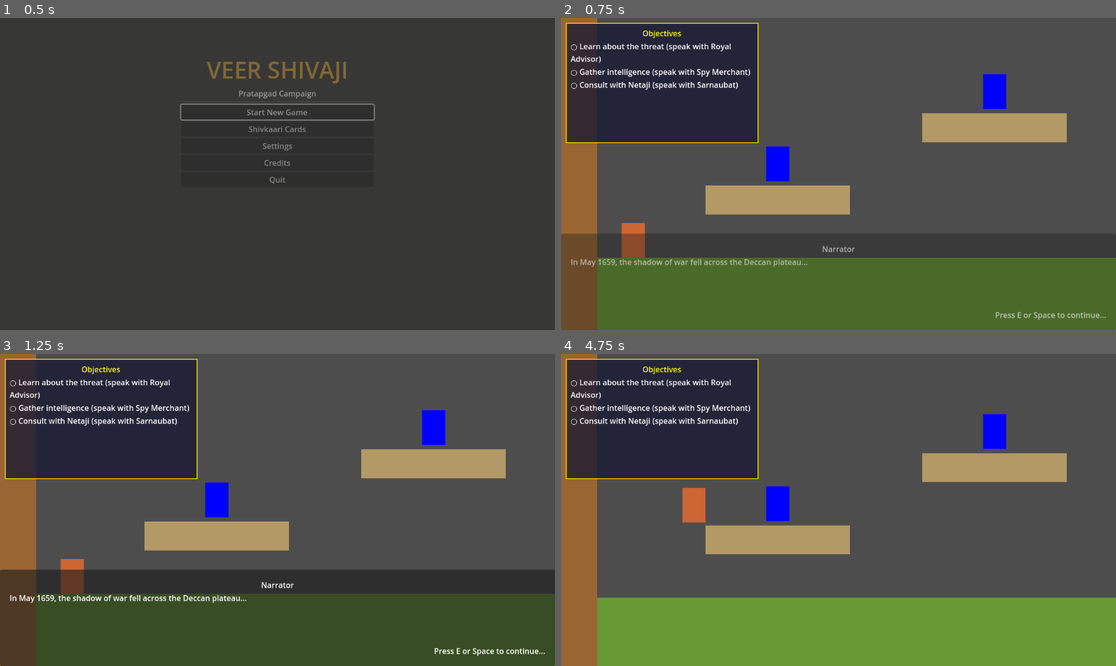
Above: before the commit, frames 1-4 (two rows, left to right).
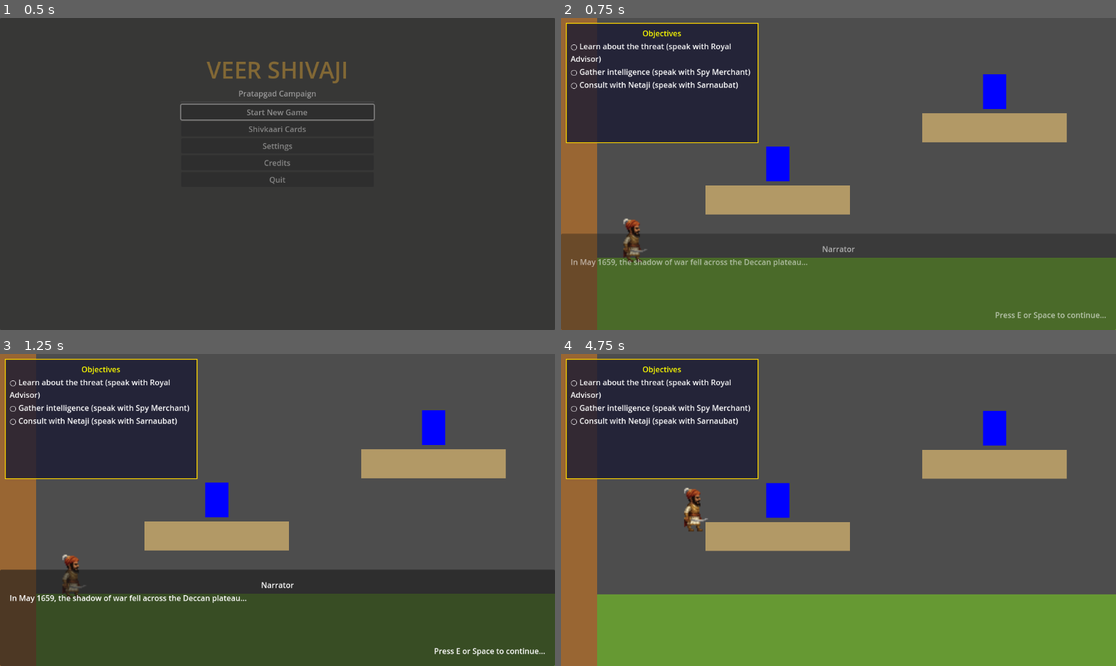
Above: after the commit, the same moments.

Repository: CodeWithTheDoctor/Veer-Shivaji-Pratapgad
Game: Godot game, scene res://scenes/main_menu/MainMenu.tscn
Same seed, same stepped clock (60 frames per second), same inputs: the game is played once before the commit and once after it.
Inputs (mouse positions are in pixels of both pictures, inside the frame that each line leads up to):
- Up to frame 1 (0.5 s): no input
- Up to frame 2 (0.75 s): click "Start New Game" at 0.5 s
- Up to frame 3 (1.25 s): no input
- Up to frame 4 (4.75 s): tap E (interact) every 0.75 s from 1.25 to 4.25 s; move the mouse to (960, 494) at 1.27 s; hold D (move_right) 1.28-2 s; hold Space (jump) 1.28-2 s; click (960, 494) at 1.42 s; drag from (727, 525) to (633, 575) at 2.02 s; move the mouse to (894, 441) at 2.77 s; hold A (move_left) 2.78-3.5 s; hold T 2.78-3.5 s; tap Space (jump) at 3.05, 4.52, 4.55 s; drag from (810, 572) to (777, 500) at 3.52 s; move the mouse to (1005, 556) at 4.27 s; hold D (move_right) from 4.28 s (still down); hold E (interact) from 4.28 s (still down)

Frame 1 is identical in both runs. In frame 2, 0.5% of the frame differs, in the area x 10-16%, y 64-79%; in frame 3, 0.5%; in frame 4, 2.9%, in the area x 6-100%, y 18-79%.

Commit message:
Add Shivaji character sprites and animations; implement pending objective system for improved narrative flow

Diff:
--- a/characters/Shivaji.tscn
+++ b/characters/Shivaji.tscn
@@ -1,6 +1,64 @@
-[gd_scene load_steps=3 format=3 uid="uid://xqrbyiwht3e5"]
+[gd_scene load_steps=10 format=3 uid="uid://xqrbyiwht3e5"]
 
 [ext_resource type="Script" path="res://scripts/characters/Player.gd" id="1_vx8k4"]
+[ext_resource type="Texture2D" path="res://assets/art/characters/shivaji/shivaji_idle.png" id="2_idle"]
+[ext_resource type="Texture2D" path="res://assets/art/characters/shivaji/shivaji_walk.png" id="3_walk"]
+
+[sub_resource type="AtlasTexture" id="AtlasTexture_idle1"]
+atlas = ExtResource("2_idle")
+region = Rect2(0, 0, 32, 64)
+
+[sub_resource type="AtlasTexture" id="AtlasTexture_idle2"]
+atlas = ExtResource("2_idle")
+region = Rect2(32, 0, 32, 64)
+
+[sub_resource type="AtlasTexture" id="AtlasTexture_walk1"]
+atlas = ExtResource("3_walk")
+region = Rect2(0, 0, 32, 64)
+
+[sub_resource type="AtlasTexture" id="AtlasTexture_walk2"]
+atlas = ExtResource("3_walk")
+region = Rect2(32, 0, 32, 64)
+
+[sub_resource type="AtlasTexture" id="AtlasTexture_walk3"]
+atlas = ExtResource("3_walk")
+region = Rect2(64, 0, 32, 64)
+
+[sub_resource type="SpriteFrames" id="SpriteFrames_1"]
+animations = [{
+"frames": [{
+"duration": 1.0,
+"texture": SubResource("AtlasTexture_idle1")
+}, {
+"duration": 1.0,
+"texture": SubResource("AtlasTexture_idle2")
+}],
+"loop": true,
+"name": &"idle",
+"speed": 4.0
+}, {
+"frames": [{
+"duration": 1.0,
+"texture": SubResource("AtlasTexture_idle1")
+}],
+"loop": false,
+"name": &"jump",
+"speed": 4.0
+}, {
+"frames": [{
+"duration": 1.0,
+"texture": SubResource("AtlasTexture_walk1")
+}, {
+"duration": 1.0,
+"texture": SubResource("AtlasTexture_walk2")
+}, {
+"duration": 1.0,
+"texture": SubResource("AtlasTexture_walk3")
+}],
+"loop": true,
+"name": &"walk",
+"speed": 8.0
+}]
 
 [sub_resource type="RectangleShape2D" id="RectangleShape2D_1"]
 size = Vector2(32, 48)
@@ -9,19 +67,10 @@
 script = ExtResource("1_vx8k4")
 
 [node name="AnimatedSprite2D" type="AnimatedSprite2D" parent="."]
-modulate = Color(0.8, 0.6, 0.4, 1)
-
-[node name="PlaceholderSprite" type="ColorRect" parent="."]
-anchors_preset = 8
-anchor_left = 0.5
-anchor_top = 0.5
-anchor_right = 0.5
-anchor_bottom = 0.5
-offset_left = -16.0
-offset_top = -24.0
-offset_right = 16.0
-offset_bottom = 24.0
-color = Color(0.8, 0.4, 0.2, 1)
+sprite_frames = SubResource("SpriteFrames_1")
+animation = &"idle"
+autoplay = "idle"
+scale = Vector2(1.5, 1.5)
 
 [node name="CollisionShape2D" type="CollisionShape2D" parent="."]
 shape = SubResource("RectangleShape2D_1")
--- a/scripts/characters/Player.gd
+++ b/scripts/characters/Player.gd
@@ -3,7 +3,7 @@
 
 # Platformer Physics Constants
 @export var speed: float = 300.0
-@export var jump_velocity: float = -600.0
+@export var jump_velocity: float = -550.0
 @export var gravity: float = 1200.0
 @export var acceleration: float = 1500.0
 @export var friction: float = 1200.0
@@ -85,7 +85,11 @@
 	if is_jumping:
 		play_animation_if_exists("jump")
 	elif is_falling:
-		play_animation_if_exists("fall")
+		# Use jump animation for falling if fall doesn't exist
+		if sprite.sprite_frames.has_animation("fall"):
+			play_animation_if_exists("fall")
+		else:
+			play_animation_if_exists("jump")
 	elif abs(velocity.x) > 10:
 		play_animation_if_exists("walk")
 	else:
--- a/scripts/levels/Level01_ShadowOfAfzal.gd
+++ b/scripts/levels/Level01_ShadowOfAfzal.gd
@@ -15,6 +15,7 @@
 
 var level_started: bool = false
 var cutscene_playing: bool = false
+var pending_objective_completion: String = ""
 
 func _ready():
 	load_level_data()
@@ -176,7 +177,13 @@
 	if player:
 		player.enable_movement()
 
-func _on_area_entered(body: Node, area_id: String):
+	# Complete any pending objective now that dialogue has finished
+	if pending_objective_completion != "":
+		print("Dialogue ended - completing objective: ", pending_objective_completion)
+		complete_objective(pending_objective_completion)
+		pending_objective_completion = ""  # Clear the pending objective
+
+func _on_area_entered(body: Node, _area_id: String):
 	if body != player:
 		return
 
@@ -186,19 +193,21 @@
 func _on_npc_interacted(npc: Node):
 	var npc_id = npc.get_meta("npc_id", "")
 	print("NPC interacted: ", npc_id)  # Debug print
+
+	# Store which objective should be completed after dialogue ends
 	match npc_id:
 		"advisor":
 			if not get_objective_by_id("learn_threat").completed:
-				print("Completing learn_threat objective")
-				complete_objective("learn_threat")
+				print("Setting learn_threat objective to complete after dialogue")
+				pending_objective_completion = "learn_threat"
 		"spy_merchant":
 			if not get_objective_by_id("gather_intelligence").completed:
-				print("Completing gather_intelligence objective")
-				complete_objective("gather_intelligence")
+				print("Setting gather_intelligence objective to complete after dialogue")
+				pending_objective_completion = "gather_intelligence"
 		"netaji_palkar":
 			if not get_objective_by_id("consult_netaji").completed:
-				print("Completing consult_netaji objective")
-				complete_objective("consult_netaji")
+				print("Setting consult_netaji objective to complete after dialogue")
+				pending_objective_completion = "consult_netaji"
 
 func complete_objective(objective_id: String):
 	var objective = get_objective_by_id(objective_id)
--- a/scripts/ui/DialogueUI.gd
+++ b/scripts/ui/DialogueUI.gd
@@ -5,12 +5,12 @@
 @onready var dialogue_text = $DialoguePanel/VBoxContainer/DialogueText
 @onready var continue_hint = $DialoguePanel/VBoxContainer/ContinueHint
 
-var is_visible: bool = false
+var dialogue_visible: bool = false
 
 func _ready():
 	# Start hidden
 	visible = false
-	is_visible = false
+	dialogue_visible = false
 
 	# Connect to DialogueManager signals
 	DialogueManager.dialogue_started.connect(_on_dialogue_started)
@@ -30,7 +30,7 @@
 
 func show_dialogue_ui():
 	visible = true
-	is_visible = true
+	dialogue_visible = true
 
 	# Create a nice fade-in effect
 	var tween = create_tween()
@@ -45,7 +45,7 @@
 	tween.tween_property(self, "modulate:a", 0.0, 0.3)
 	tween.tween_callback(func():
 		visible = false
-		is_visible = false
+		dialogue_visible = false
 	)
 
 	print("Dialogue UI hidden")
@@ -59,7 +59,7 @@
 	var tween = create_tween()
 	tween.tween_property(dialogue_text, "modulate:a", 1.0, 0.2)
 
-func _input(event):
+func _input(_event):
 	# Let DialogueManager handle input - don't interfere with it
 	pass
 
Binary file added: assets/art/characters/shivaji/shivaji_idle.png
Not shown, added: assets/art/characters/shivaji/shivaji_idle.png.import
Binary file added: assets/art/characters/shivaji/shivaji_walk.png
Not shown, added: assets/art/characters/shivaji/shivaji_walk.png.import
Not shown: 1 places in scenes/levels/Level01_ShadowOfAfzal.tscn that only renumber resources
Not shown, added: docs/objective_timing_fix.md
Not shown, added: docs/sprite_adjustments.md
Not shown, added: docs/sprite_creation_guide.md
Not shown, added: docs/sprite_fix_guide.md
Not shown, added: docs/sprite_integration_steps.md
Not shown, added: docs/sprite_testing_guide.md
Not shown, changed: docs/status.md
(and 1 more such lines)
